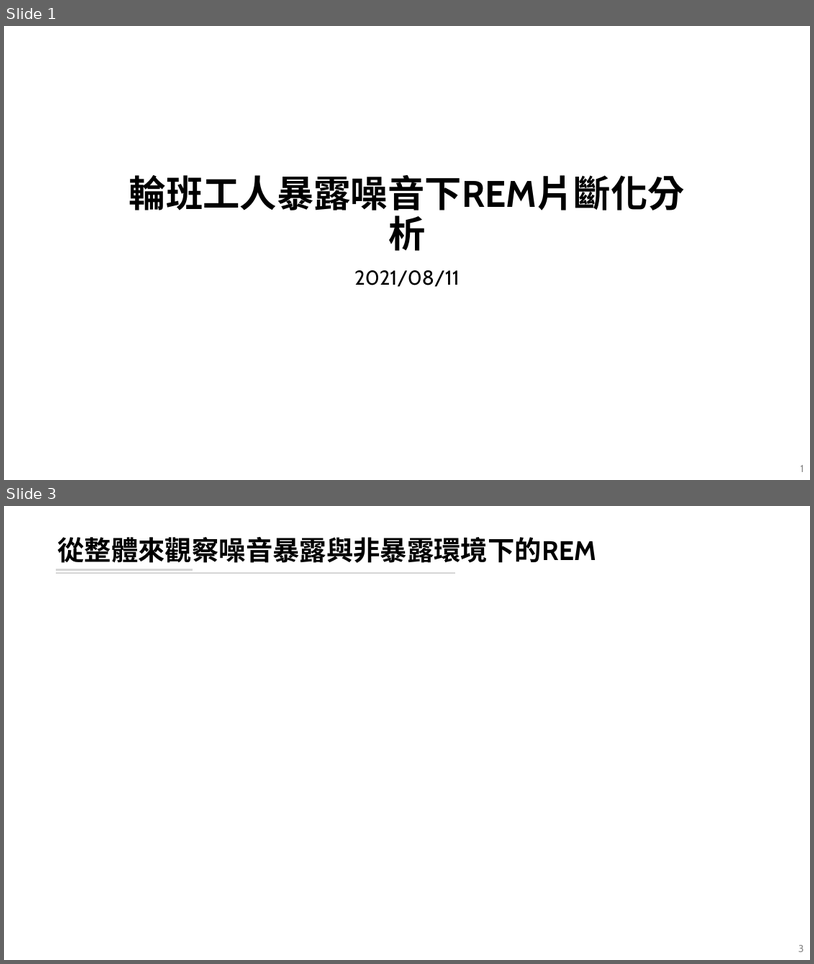
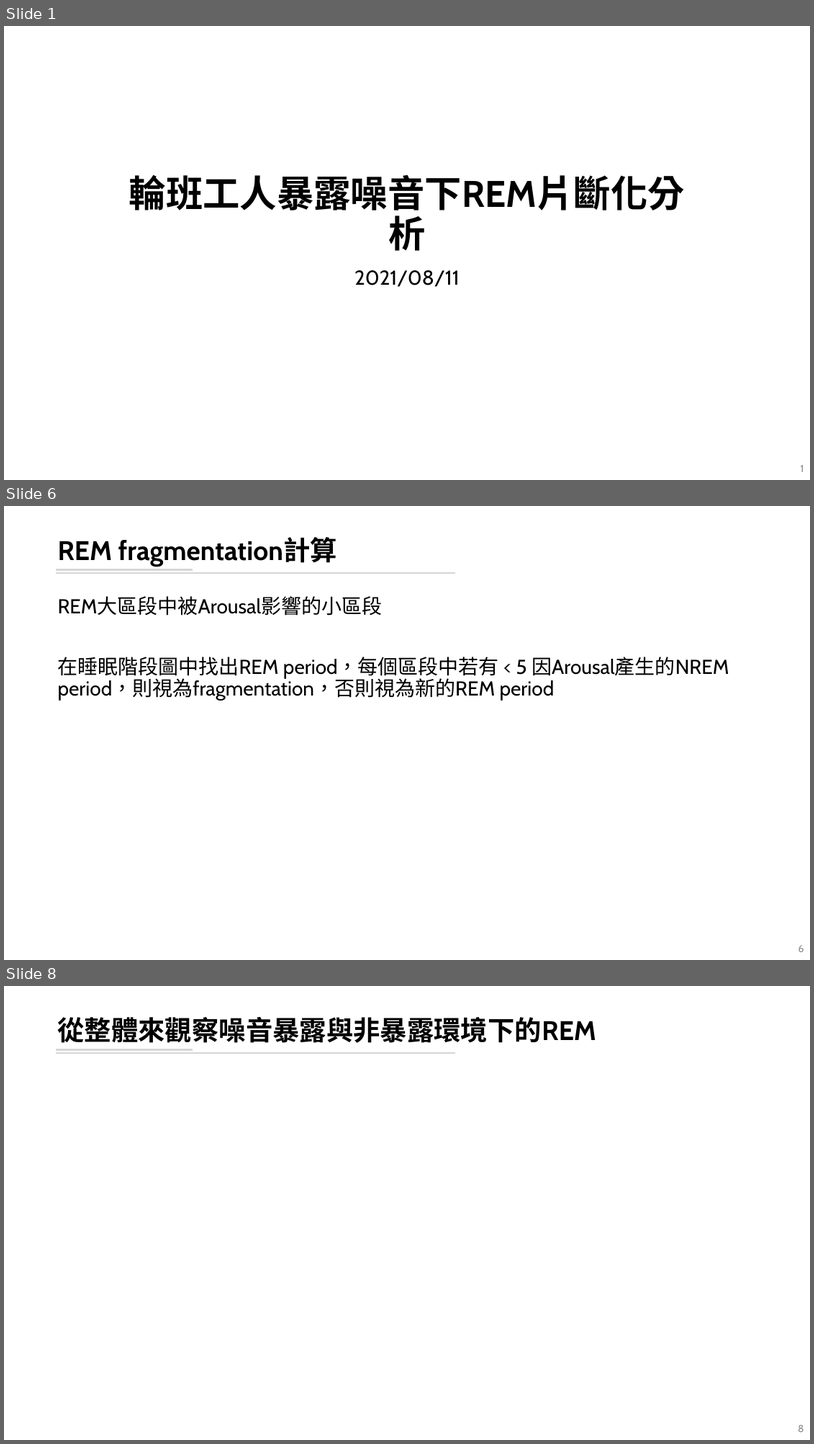
Before and after one commit to leooel97895750/REM_DataMining, a slide deck: 輪班工人暴露噪音下REM片斷化分析.pptx. Shown one above the other, each under a label of ours: slides 1 and 3 before the commit, slides 1, 6 and 8 after it; the slides between them are not shown. The pictures are 814x964 and 814x1444 pixels, drawn with LibreOffice and Linux fonts; fonts in the diff are those of the drawing; background and template pictures are left out. Boxes give left, top, right and bottom in pixels: in the first picture for what was removed or moved away, otherwise in the second. Text is boxed around its words. In the diff, an @@ line names an element or a change of style, - is before the commit and + after.

```diff
--- a/輪班工人暴露噪音下REM片斷化分析.pptx
+++ b/輪班工人暴露噪音下REM片斷化分析.pptx
@@ slide 6 added at box(4, 506, 810, 960), background #FFFFFF; not listed: 2 template elements that a slide beside it also shows @@
@@ title added at box(58, 537, 337, 566), 32 pt, text #000000, bold @@
+REM fragmentation計算
@@ text added at box(58, 597, 729, 700), 24 pt, text #000000 @@
+REM大區段中被Arousal影響的小區段
+在睡眠階段圖中找出REM period，每個區段中若有 < 5 因Arousal產生的NREM period，則視為fragmentation，否則視為新的REM period
@@ page number added at box(799, 944, 805, 952), 12 pt, text #8C8C8C @@
+6
@@ what was slide 3 is now slide 8 @@
@@ page number at box(798, 1424, 805, 1432): text changed @@
-3
+8
```
Also in this commit, not shown: 1 slide changed, 4 other slides added, 4 other files.
